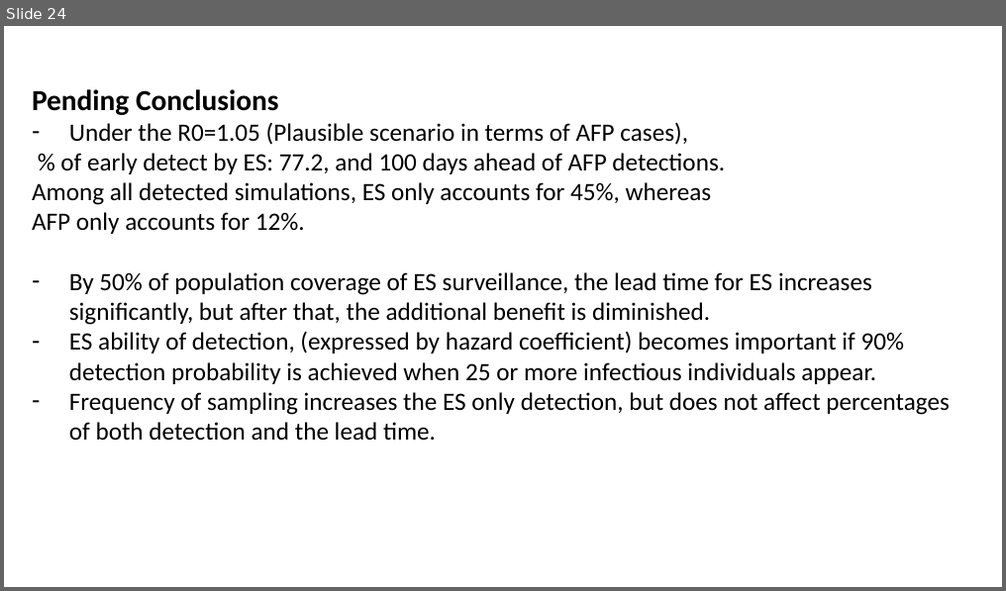
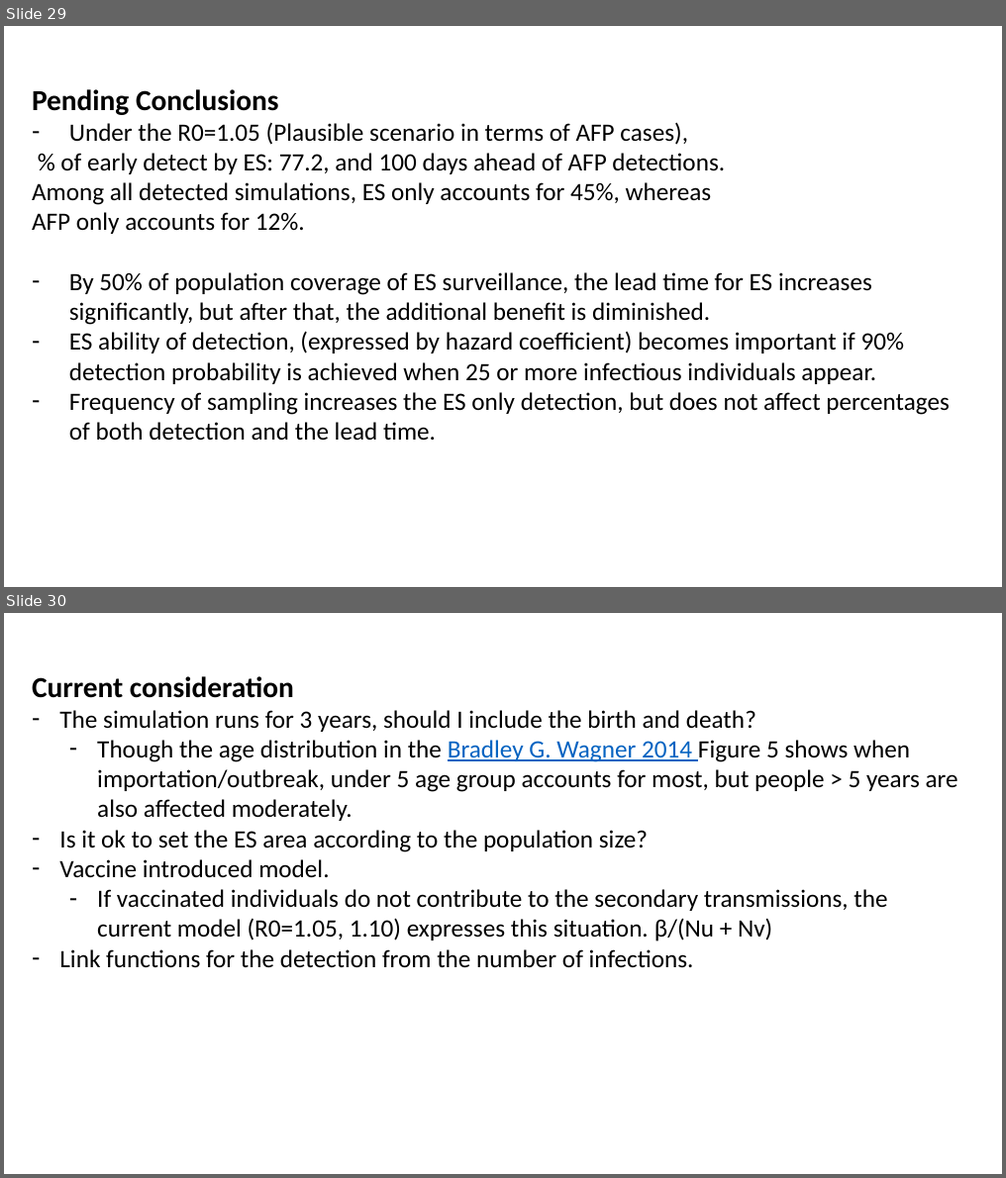
Before and after one commit to toshiakiasakura/polio_environmental_surveillance, a slide deck: doc_ideas/20230702_baseline_results.pptx. Shown one above the other, each under a label of ours: slide 24 before the commit, slides 29 and 30 after it. The pictures are 1006x591 and 1006x1178 pixels, drawn with LibreOffice and Linux fonts; fonts in the diff are those of the drawing. Boxes give left, top, right and bottom in pixels: in the first picture for what was removed or moved away, otherwise in the second. Text is boxed around its words. In the diff, an @@ line names an element or a change of style, - is before the commit and + after.

```diff
--- a/doc_ideas/20230702_baseline_results.pptx
+++ b/doc_ideas/20230702_baseline_results.pptx
@@ slide 30 added at bbox=[4, 613, 1002, 1174], background #FFFFFF @@
@@ text added at bbox=[32, 676, 958, 968], 24 pt, text #000000 @@
+Current consideration
+– The simulation runs for 3 years, should I include the birth and death?
+  – Though the age distribution in the Bradley G. Wagner 2014 Figure 5 shows when importation/outbreak, under 5 age group accounts for most, but people > 5 years are also affected moderately.
+– Is it ok to set the ES area according to the population size?
+– Vaccine introduced model.
+  – If vaccinated individuals do not contribute to the secondary transmissions, the current model (R0=1.05, 1.10) expresses this situation. β/(Nu + Nv)
+– Link functions for the detection from the number of infections.
@@ what was slide 24 is now slide 29 @@
```
Also in this commit, not shown: 7 other slides added, 1 slide removed, 52 other files.
